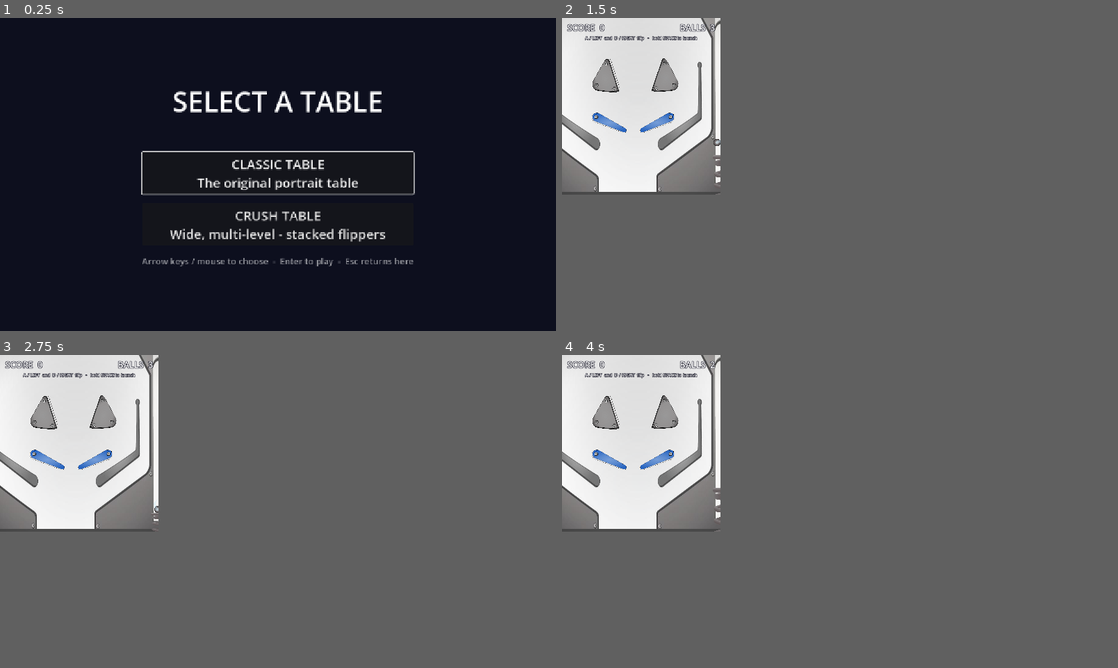
Above: before the commit, frames 1-4 (two rows, left to right).
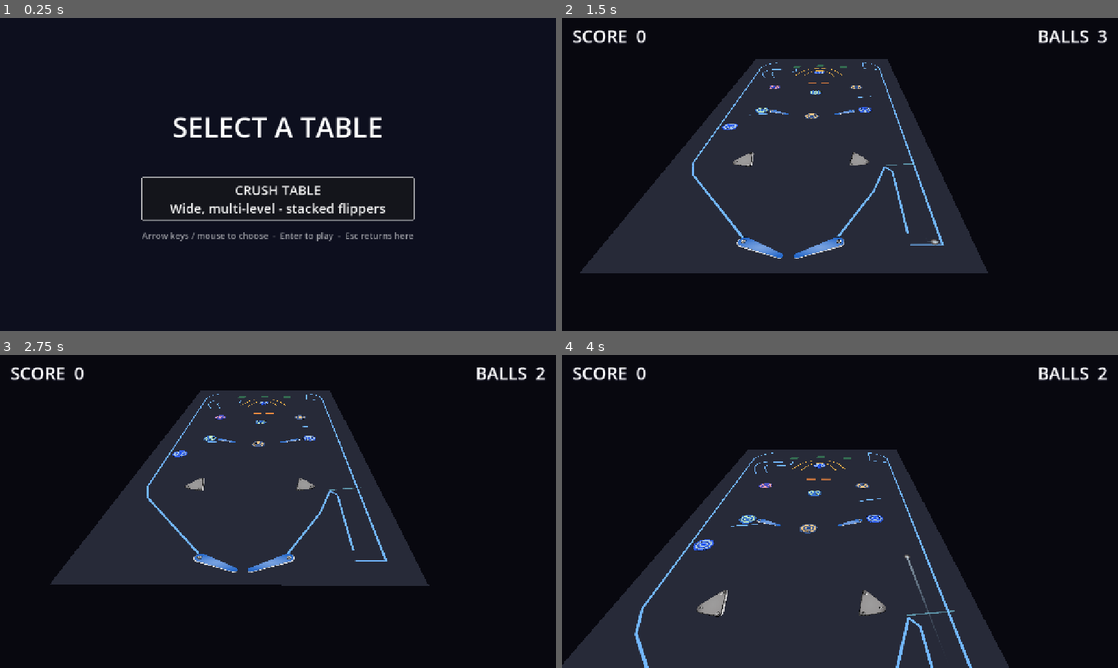
Above: after the commit, the same moments.

Repository: eddieedease/gdpb
Game: Godot game, scene res://scenes/table_select.tscn
The game is run twice, just before and just after one commit, with the same random seed, the same clock (stepped at 60 frames per second) and the same inputs. Sound files missing from this copy of the repository are replaced by a short silence.
Inputs:
- Up to frame 1 (0.25 s): no input
- Up to frame 2 (1.5 s): click "CLASSIC TABLE The original po…" (after the commit: "CRUSH TABLE Wide, multi-level…") at 0.5 s; tap Enter (restart) at 1.25 s; hold E (nudge_right) from 1.28 s (still down); hold Space (launch) from 1.28 s (still down)
- Up to frame 3 (2.75 s): release E (nudge_right) at 2.03 s; release Space (launch) at 2.03 s; hold Down (ui_down) from 2.03 s (still down); tap Space (launch) at 2.1 s
- Up to frame 4 (4 s): release Down (ui_down) at 2.78 s; hold E (nudge_right) 2.78-3.53 s; hold Space (launch) 2.78-3.53 s; hold Up (ui_up) from 3.53 s (still down); tap Space (launch) at 3.6 s
In our replay, in frame 2 the window is 228x254 before the commit and 800x450 after it. These sizes can differ from the game's own. Grey fills any space a smaller window leaves; there, only what the larger window draws over its background counts as a difference.

The runs differ from the first frame. In frame 1, 6.1% of the frame differs, in the area x 25-75%, y 23-80%; in frame 2, 47%; in frame 3, 43%; in frame 4, 53%, in the area x 0-98%, y 0-100%.

Commit message:
Remove classic table; add 2.5D slanted-perspective view for Crush table
Direction decision: stay 2D for ALL gameplay/physics (the feel is good
and every building block is 2D), go 3D for presentation only.

- Classic table removed (scenes/main.tscn, main.gd, plunger.gd); menu now
  lists only the Crush table. Reusable piece scenes kept.
- New scenes/crush_view.tscn + scripts/crush_view.gd: the table runs
  unchanged in a SubViewport, its live texture is projected onto a plane
  lying in 3D space, and a perspective Camera3D follows the ball down the
  table at a slant - the "standing at the machine" look. Camera height /
  trail / look-ahead / side-follow / fov are exports. GameManager.impact
  punches the 3D camera. Input is forwarded into the SubViewport so Esc
  and restart still work; HUD draws flat on the real screen.
- Dark world backdrop + slate table surface so the playfield reads as a
  distinct slab.

Verified: launches, scores, camera follows the ball in perspective, HUD
crisp, no script errors. Next step: elevated decks ("levels") using the
collision-layer trick + elevation visuals.

Co-Authored-By: Claude Opus 4.8 <noreply@anthropic.com>

Diff:
--- a/project.godot
+++ b/project.godot
@@ -16,7 +16,7 @@
 
 config/name="Godotpinball"
 run/main_scene="res://scenes/table_select.tscn"
-config/features=PackedStringArray("4.6", "Forward Plus")
+config/features=PackedStringArray("4.7", "Forward Plus")
 config/icon="res://icon.svg"
 
 [autoload]
--- /dev/null
+++ b/scenes/crush_view.tscn
@@ -0,0 +1,19 @@
+[gd_scene load_steps=4 format=3]
+
+[ext_resource type="Script" path="res://scripts/crush_view.gd" id="1"]
+[ext_resource type="PackedScene" path="res://scenes/advanced_table.tscn" id="2"]
+[ext_resource type="PackedScene" path="res://scenes/hud.tscn" id="3"]
+
+[node name="CrushView" type="Node3D"]
+script = ExtResource("1")
+
+[node name="GameViewport" type="SubViewport" parent="."]
+size = Vector2i(1280, 2560)
+render_target_update_mode = 4
+
+[node name="Table" parent="GameViewport" instance=ExtResource("2")]
+
+[node name="Camera3D" type="Camera3D" parent="."]
+transform = Transform3D(1, 0, 0, 0, 1, 0, 0, 0, 1, 0, 7.2, 18)
+
+[node name="HUD" parent="." instance=ExtResource("3")]
--- a/scenes/main.tscn
+++ /dev/null
@@ -1,199 +0,0 @@
-[gd_scene load_steps=25 format=3 uid="uid://bb422je03c41i"]
-
-[ext_resource type="Script" path="res://scripts/main.gd" id="1"]
-[ext_resource type="Texture2D" uid="uid://vb8ct7jbp516" path="res://assets/background/bg.jpg" id="2"]
-[ext_resource type="Script" path="res://scripts/camera_follow.gd" id="3"]
-[ext_resource type="Script" path="res://scripts/hud.gd" id="4"]
-[ext_resource type="Script" path="res://scripts/plunger.gd" id="5"]
-[ext_resource type="Texture2D" uid="uid://cpawaxvxtu4t1" path="res://assets/sprites/Part__g1463.png" id="6"]
-[ext_resource type="PackedScene" uid="uid://ddbn5tnnjfisx" path="res://scenes/bumper.tscn" id="7"]
-[ext_resource type="PackedScene" uid="uid://c7k35ukp14lr7" path="res://scenes/slingshot_left.tscn" id="8"]
-[ext_resource type="PackedScene" uid="uid://iffvuxd2dqua" path="res://scenes/slingshot_right.tscn" id="9"]
-[ext_resource type="PackedScene" path="res://scenes/target.tscn" id="10"]
-[ext_resource type="PackedScene" uid="uid://b5g85crq7ejuq" path="res://scenes/top_target.tscn" id="11"]
-[ext_resource type="PackedScene" uid="uid://be5ctreeg2i5i" path="res://scenes/flipper_left.tscn" id="12"]
-[ext_resource type="PackedScene" uid="uid://yehdbnn32jj1" path="res://scenes/flipper_right.tscn" id="13"]
-[ext_resource type="Texture2D" uid="uid://cb41fqdng4vta" path="res://assets/sprites/Part__g1454.png" id="14"]
-[ext_resource type="Texture2D" uid="uid://bhegr1jo4e81s" path="res://assets/sprites/Part__g1456.png" id="15"]
-[ext_resource type="Texture2D" uid="uid://d1fnslboqpkua" path="res://assets/sprites/Part__g1444.png" id="16"]
-[ext_resource type="Texture2D" uid="uid://c7rxc15hleuo" path="res://assets/sprites/Part__g1447.png" id="17"]
-[ext_resource type="Shader" path="res://shaders/vignette.gdshader" id="18"]
-
-[sub_resource type="ShaderMaterial" id="shader_vignette"]
-shader = ExtResource("18")
-
-[sub_resource type="PhysicsMaterial" id="pm_walls"]
-friction = 0.2
-bounce = 0.4
-
-[sub_resource type="ConcavePolygonShape2D" id="shape_walls"]
-segments = PackedVector2Array(180, 1810, 180, 1662, 180, 1662, 30, 1450, 30, 1450, 30, 560, 30, 560, 41, 446, 41, 446, 74, 340, 74, 340, 127, 249, 127, 249, 195, 179, 195, 179, 275, 135, 275, 135, 360, 120, 360, 120, 445, 135, 445, 135, 525, 179, 525, 179, 593, 249, 593, 249, 646, 340, 646, 340, 679, 446, 679, 446, 690, 560, 690, 560, 690, 1956, 690, 1956, 630, 1956, 630, 1956, 630, 1450, 630, 1450, 480, 1660, 480, 1660, 480, 1810, 630, 620, 630, 1450)
-
-[sub_resource type="RectangleShape2D" id="shape_gate"]
-size = Vector2(58, 10)
-
-[sub_resource type="RectangleShape2D" id="shape_plate"]
-size = Vector2(56, 16)
-
-[sub_resource type="RectangleShape2D" id="shape_drain"]
-size = Vector2(600, 80)
-
-[node name="Main" type="Node2D"]
-script = ExtResource("1")
-
-[node name="Background" type="Sprite2D" parent="."]
-position = Vector2(342, 975)
-scale = Vector2(1.158, 1.893)
-texture = ExtResource("2")
-region_enabled = true
-region_rect = Rect2(270, 58, 622, 1030)
-
-[node name="Walls" type="StaticBody2D" parent="."]
-physics_material_override = SubResource("pm_walls")
-
-[node name="CollisionShape2D" type="CollisionShape2D" parent="Walls"]
-shape = SubResource("shape_walls")
-
-[node name="Gate" type="StaticBody2D" parent="."]
-
-[node name="CollisionShape2D" type="CollisionShape2D" parent="Gate"]
-position = Vector2(660, 614)
-rotation = -0.14
-shape = SubResource("shape_gate")
-one_way_collision = true
-
-[node name="Bumper1" parent="." instance=ExtResource("7")]
-position = Vector2(200, 660)
-
-[node name="Bumper2" parent="." instance=ExtResource("7")]
-position = Vector2(460, 660)
-texture_override = ExtResource("14")
-
-[node name="Bumper3" parent="." instance=ExtResource("7")]
-position = Vector2(330, 860)
-texture_override = ExtResource("15")
-
-[node name="SlingshotLeft" parent="." instance=ExtResource("8")]
-position = Vector2(217, 1520)
-rotation = -1.87546
-
-[node name="SlingshotRight" parent="." instance=ExtResource("9")]
-position = Vector2(462, 1520)
-rotation = -4.38025
-scale = Vector2(-1, 1)
-
-[node name="TargetLeft" parent="." instance=ExtResource("10")]
-position = Vector2(95, 980)
-
-[node name="TargetRight" parent="." instance=ExtResource("10")]
-position = Vector2(565, 980)
-texture_override = ExtResource("16")
-
-[node name="TopTargetLeft" parent="." instance=ExtResource("11")]
-position = Vector2(200, 430)
-
-[node name="TopTargetRight" parent="." instance=ExtResource("11")]
-position = Vector2(520, 430)
-texture_override = ExtResource("17")
-
-[node name="FlipperLeft" parent="." instance=ExtResource("12")]
-position = Vector2(188, 1668)
-
-[node name="FlipperRight" parent="." instance=ExtResource("13")]
-position = Vector2(472, 1668)
-
-[node name="Plunger" type="AnimatableBody2D" parent="."]
-position = Vector2(660, 1810)
-script = ExtResource("5")
-
-[node name="CollisionShape2D" type="CollisionShape2D" parent="Plunger"]
-position = Vector2(0, -8)
-shape = SubResource("shape_plate")
-
-[node name="Spring" type="Sprite2D" parent="Plunger"]
-position = Vector2(-28, -16)
-scale = Vector2(0.327, 0.424)
-texture = ExtResource("6")
-centered = false
-
-[node name="DrainArea" type="Area2D" parent="."]
-position = Vector2(330, 1900)
-
-[node name="CollisionShape2D" type="CollisionShape2D" parent="DrainArea"]
-shape = SubResource("shape_drain")
-
-[node name="Camera2D" type="Camera2D" parent="."]
-position = Vector2(360, 640)
-limit_left = 0
-limit_top = 0
-limit_right = 720
-limit_bottom = 1960
-position_smoothing_enabled = true
-position_smoothing_speed = 8.0
-script = ExtResource("3")
-
-[node name="HUD" type="CanvasLayer" parent="."]
-script = ExtResource("4")
-
-[node name="ScoreLabel" type="Label" parent="HUD"]
-offset_left = 24.0
-offset_top = 16.0
-offset_right = 400.0
-offset_bottom = 70.0
-theme_override_colors/font_color = Color(1, 1, 1, 1)
-theme_override_colors/font_outline_color = Color(0.08, 0.08, 0.14, 1)
-theme_override_constants/outline_size = 10
-theme_override_font_sizes/font_size = 40
-text = "SCORE  0"
-
-[node name="BallsLabel" type="Label" parent="HUD"]
-anchors_preset = 1
-anchor_left = 1.0
-anchor_right = 1.0
-offset_left = -400.0
-offset_top = 16.0
-offset_right = -24.0
-offset_bottom = 70.0
-theme_override_colors/font_color = Color(1, 1, 1, 1)
-theme_override_colors/font_outline_color = Color(0.08, 0.08, 0.14, 1)
-theme_override_constants/outline_size = 10
-theme_override_font_sizes/font_size = 40
-text = "BALLS  3"
-horizontal_alignment = 2
-
-[node name="HintLabel" type="Label" parent="HUD"]
-anchors_preset = 10
-anchor_right = 1.0
-offset_top = 76.0
-offset_bottom = 108.0
-theme_override_colors/font_color = Color(1, 1, 1, 1)
-theme_override_colors/font_outline_color = Color(0.08, 0.08, 0.14, 1)
-theme_override_constants/outline_size = 8
-theme_override_font_sizes/font_size = 20
-text = "A / LEFT  and  D / RIGHT  flip   -   hold SPACE to launch"
-horizontal_alignment = 1
-
-[node name="MessageLabel" type="Label" parent="HUD"]
-visible = false
-anchors_preset = 15
-anchor_right = 1.0
-anchor_bottom = 1.0
-theme_override_colors/font_color = Color(1, 1, 1, 1)
-theme_override_colors/font_outline_color = Color(0.08, 0.08, 0.14, 1)
-theme_override_constants/outline_size = 14
-theme_override_font_sizes/font_size = 56
-horizontal_alignment = 1
-vertical_alignment = 1
-
-[node name="Ambiance" type="CanvasLayer" parent="."]
-layer = 5
-
-[node name="Vignette" type="ColorRect" parent="Ambiance"]
-material = SubResource("shader_vignette")
-anchors_preset = 15
-anchor_right = 1.0
-anchor_bottom = 1.0
-mouse_filter = 2
-color = Color(1, 1, 1, 1)
-
-[connection signal="body_entered" from="DrainArea" to="." method="_on_drain_body_entered"]
--- /dev/null
+++ b/scripts/crush_view.gd
@@ -0,0 +1,106 @@
+extends Node3D
+## 2.5D presentation for the Crush table. The 2D table runs unchanged inside a
+## SubViewport; its texture is projected onto a plane lying flat in 3D space,
+## and a perspective Camera3D follows the ball down the table at a slant -
+## like standing at a real machine. ALL gameplay stays 2D.
+##
+## Tune the view with the camera_* exports below.
+
+const PX_PER_M := 100.0          # 2D pixels -> 3D metres
+const TABLE_SIZE := Vector2(1280, 2560)
+
+## Camera height above the table plane.
+@export var camera_height := 8.2
+## How far behind the ball (toward the drain) the camera trails.
+@export var camera_back := 8.0
+## How far ahead of the ball the camera aims (controls the slant/pitch).
+@export var look_ahead := 4.2
+## How much the camera follows the ball sideways (0 = stays centred).
+@export var side_follow := 0.35
+@export var follow_speed := 6.0
+@export var camera_fov := 52.0
+
+@onready var _vp: SubViewport = $GameViewport
+@onready var _cam: Camera3D = $Camera3D
+
+var _last_ball := Vector2(1120, 2360)   # start aimed at the plunger
+var _punch := 0.0
+
+
+func _ready() -> void:
+	var win := get_window()
+	win.content_scale_mode = Window.CONTENT_SCALE_MODE_CANVAS_ITEMS
+	win.content_scale_aspect = Window.CONTENT_SCALE_ASPECT_KEEP_WIDTH
+	win.content_scale_size = Vector2i(1280, 720)
+
+	# Table surface colour (drawn behind the table inside the viewport) so the
+	# playfield reads as a distinct slab against the darker 3D void.
+	var surface := ColorRect.new()
+	surface.color = Color(0.16, 0.17, 0.22)
+	surface.size = TABLE_SIZE
+	_vp.add_child(surface)
+	_vp.move_child(surface, 0)
+
+	# Dark world backdrop behind/around the table.
+	var env := Environment.new()
+	env.background_mode = Environment.BG_COLOR
+	env.background_color = Color(0.03, 0.03, 0.06)
+	var we := WorldEnvironment.new()
+	we.environment = env
+	add_child(we)
+
+	# The 3D camera replaces the table's own 2D camera and HUD (the HUD lives
+	# in this scene instead, drawn flat on the real screen).
+	var table := _vp.get_node("Table")
+	var cam2d := table.get_node_or_null("Camera2D")
+	if cam2d:
+		cam2d.queue_free()
+	var table_hud := table.get_node_or_null("HUD")
+	if table_hud:
+		table_hud.queue_free()
+
+	# Screen: a quad lying flat, showing the live table texture.
+	var mesh := MeshInstance3D.new()
+	var quad := QuadMesh.new()
+	quad.size = TABLE_SIZE / PX_PER_M
+	mesh.mesh = quad
+	var mat := StandardMaterial3D.new()
+	mat.shading_mode = BaseMaterial3D.SHADING_MODE_UNSHADED
+	mat.albedo_texture = _vp.get_texture()
+	mesh.material_override = mat
+	mesh.rotation_degrees.x = -90.0
+	add_child(mesh)
+
+	_cam.fov = camera_fov
+	_cam.position = _table_to_world(_last_ball) + Vector3(0, camera_height, camera_back)
+	GameManager.impact.connect(_on_impact)
+
+
+func _table_to_world(p: Vector2) -> Vector3:
+	return Vector3((p.x - TABLE_SIZE.x * 0.5) / PX_PER_M, 0.0, (p.y - TABLE_SIZE.y * 0.5) / PX_PER_M)
+
+
+func _on_impact(strength: float) -> void:
+	_punch = minf(_punch + strength * 0.02, 0.45)
+
+
+func _process(delta: float) -> void:
+	var balls := get_tree().get_nodes_in_group("ball")
+	if not balls.is_empty():
+		_last_ball = balls[0].global_position
+	var b := _table_to_world(_last_ball)
+	b.x *= side_follow
+	b.z = clampf(b.z, -TABLE_SIZE.y * 0.5 / PX_PER_M, TABLE_SIZE.y * 0.5 / PX_PER_M)
+
+	var target := Vector3(b.x, camera_height, b.z + camera_back)
+	_cam.position = _cam.position.lerp(target, 1.0 - exp(-follow_speed * delta))
+	if _punch > 0.005:
+		_cam.position += Vector3(randf_range(-_punch, _punch), randf_range(-_punch, _punch), 0)
+		_punch = move_toward(_punch, 0.0, 2.2 * delta)
+	_cam.look_at(Vector3(b.x, 0.0, b.z - look_ahead))
+
+
+func _unhandled_input(event: InputEvent) -> void:
+	# Forward input into the SubViewport so the table's own handlers
+	# (Esc to menu, Enter to restart) keep working.
+	_vp.push_input(event)
--- a/scripts/main.gd
+++ /dev/null
@@ -1,54 +0,0 @@
-extends Node2D
-
-const BALL_SCENE := preload("res://scenes/ball.tscn")
-const BALL_SPAWN := Vector2(660, 1600)
-
-
-func _ready() -> void:
-	var win := get_window()
-	win.content_scale_mode = Window.CONTENT_SCALE_MODE_CANVAS_ITEMS
-	win.content_scale_aspect = Window.CONTENT_SCALE_ASPECT_KEEP
-	win.content_scale_size = Vector2i(720, 800)
-	GameManager.reset()
-	_spawn_ball()
-
-
-func _spawn_ball() -> void:
-	var ball: RigidBody2D = BALL_SCENE.instantiate()
-	ball.position = BALL_SPAWN
-	add_child(ball)
-
-
-func _physics_process(_delta: float) -> void:
-	if Input.is_action_just_pressed("nudge_left"):
-		_nudge(-1.0)
-	if Input.is_action_just_pressed("nudge_right"):
-		_nudge(1.0)
-
-
-func _nudge(dir: float) -> void:
-	for b in get_tree().get_nodes_in_group("ball"):
-		if b is RigidBody2D:
-			b.apply_central_impulse(Vector2(dir * 300.0, -90.0))
-	var cam := get_node_or_null("Camera2D")
-	if cam and cam.has_method("shake"):
-		cam.shake(11.0)
-
-
-func _on_drain_body_entered(body: Node) -> void:
-	if not body.is_in_group("ball"):
-		return
-	body.queue_free()
-	SoundManager.play("drain")
-	GameManager.lose_ball()
-	if not GameManager.is_game_over:
-		await get_tree().create_timer(1.0).timeout
-		_spawn_ball()
-
-
-func _unhandled_input(event: InputEvent) -> void:
-	if event.is_action_pressed("ui_cancel"):
-		get_tree().change_scene_to_file("res://scenes/table_select.tscn")
-	elif event.is_action_pressed("restart") and GameManager.is_game_over:
-		GameManager.reset()
-		_spawn_ball()
--- a/scripts/plunger.gd
+++ /dev/null
@@ -1,41 +0,0 @@
-extends AnimatableBody2D
-## Spring plunger at the bottom of the shooter lane.
-## The ball rests on the collision plate at the top of the spring.
-## Hold "launch" to compress, release to fire the ball up the lane.
-
-@export var floor_y := 1956.0
-@export var rest_height := 146.0
-@export var charged_height := 50.0
-@export var charge_time := 1.1
-@export var min_speed := 1200.0
-@export var max_speed := 2600.0
-
-@onready var spring: Sprite2D = $Spring
-
-var _charge := 0.0
-var _charging := false
-
-
-func _physics_process(delta: float) -> void:
-	var ball := _find_ball_in_lane()
-	if ball != null and Input.is_action_pressed("launch"):
-		_charging = true
-		_charge = minf(_charge + delta / charge_time, 1.0)
-	elif _charging:
-		if ball != null:
-			var speed := min_speed + _charge * (max_speed - min_speed)
-			ball.linear_velocity = Vector2(0.0, -speed)
-			SoundManager.play("launch", lerpf(0.9, 1.2, _charge))
-		_charging = false
-		_charge = 0.0
-
-	var height := lerpf(rest_height, charged_height, _charge)
-	position.y = floor_y - height
-	spring.scale.y = (height + 45.0) / 450.0
-
-
-func _find_ball_in_lane() -> RigidBody2D:
-	for ball in get_tree().get_nodes_in_group("ball"):
-		if ball.global_position.x > 630.0 and ball.global_position.y > 1450.0:
-			return ball
-	return null
--- a/scripts/table_select.gd
+++ b/scripts/table_select.gd
@@ -3,8 +3,7 @@
 ## maintain. Each table scene sets its own display/view on load.
 
 const TABLES := [
-	{"name": "CLASSIC TABLE", "desc": "The original portrait table", "scene": "res://scenes/main.tscn"},
-	{"name": "CRUSH TABLE", "desc": "Wide, multi-level - stacked flippers", "scene": "res://scenes/advanced_table.tscn"},
+	{"name": "CRUSH TABLE", "desc": "Wide, multi-level - stacked flippers", "scene": "res://scenes/crush_view.tscn"},
 ]
 
 
Not shown, added: export_presets.cfg
Not shown, added: scripts/crush_view.gd.uid
Not shown, removed: scripts/main.gd.uid
Not shown, removed: scripts/plunger.gd.uid
